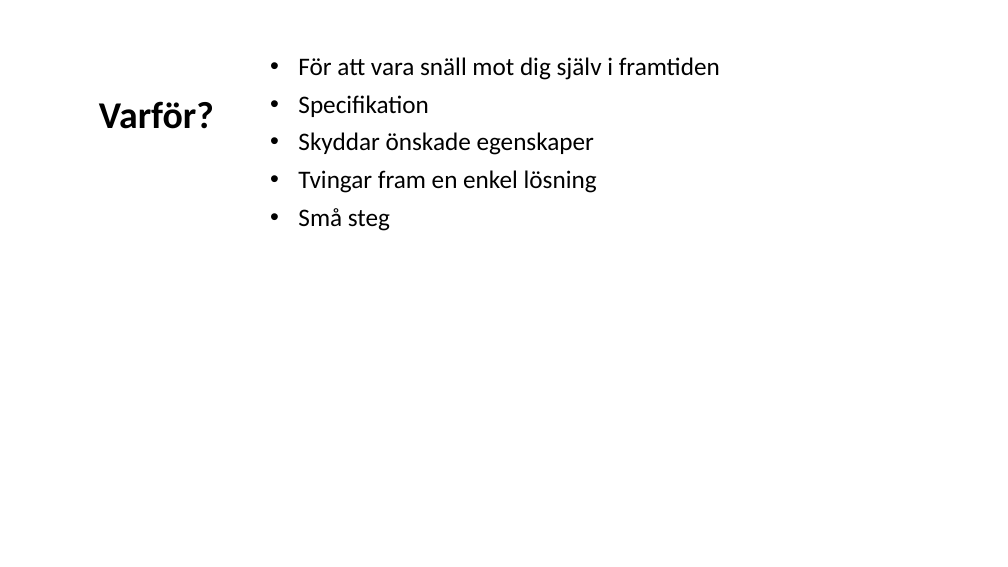
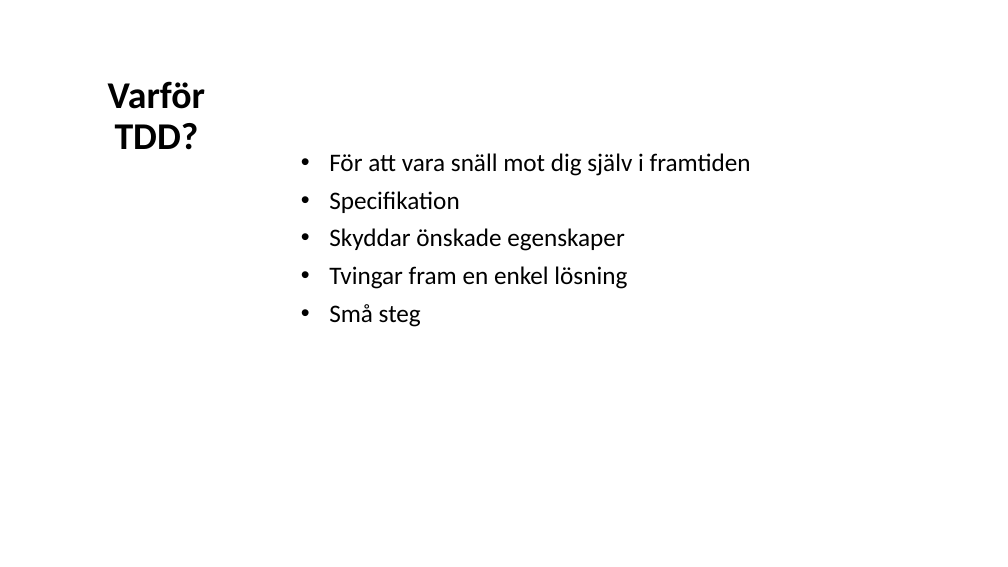
Before and after one commit to Omegapoint/tdd-lab, a slide deck: slide 3 of TDD-Presentation.pptx. Drawn at 1008x567 pixels with LibreOffice and Linux fonts; fonts in the diff are those of the drawing. Boxes give left, top, right and bottom in pixels: in the first picture for what was removed or moved away, otherwise in the second. Text is boxed around its words. In the diff, an @@ line names an element or a change of style, - is before the commit and + after.

```diff
--- a/TDD-Presentation.pptx
+++ b/TDD-Presentation.pptx
@@ title at (108, 81, 205, 150): text changed @@
-Varför?
+Varför TDD?
@@ subtitle "För att vara snäll mot ...": place and size @@
-subtitle "För att vara snäll mot ..." at (298, 57, 720, 231)
+subtitle "För att vara snäll mot ..." at (329, 153, 751, 327)
```
Also in this commit, not shown: 6 other slides changed, 1 slide added, 5 other files.
